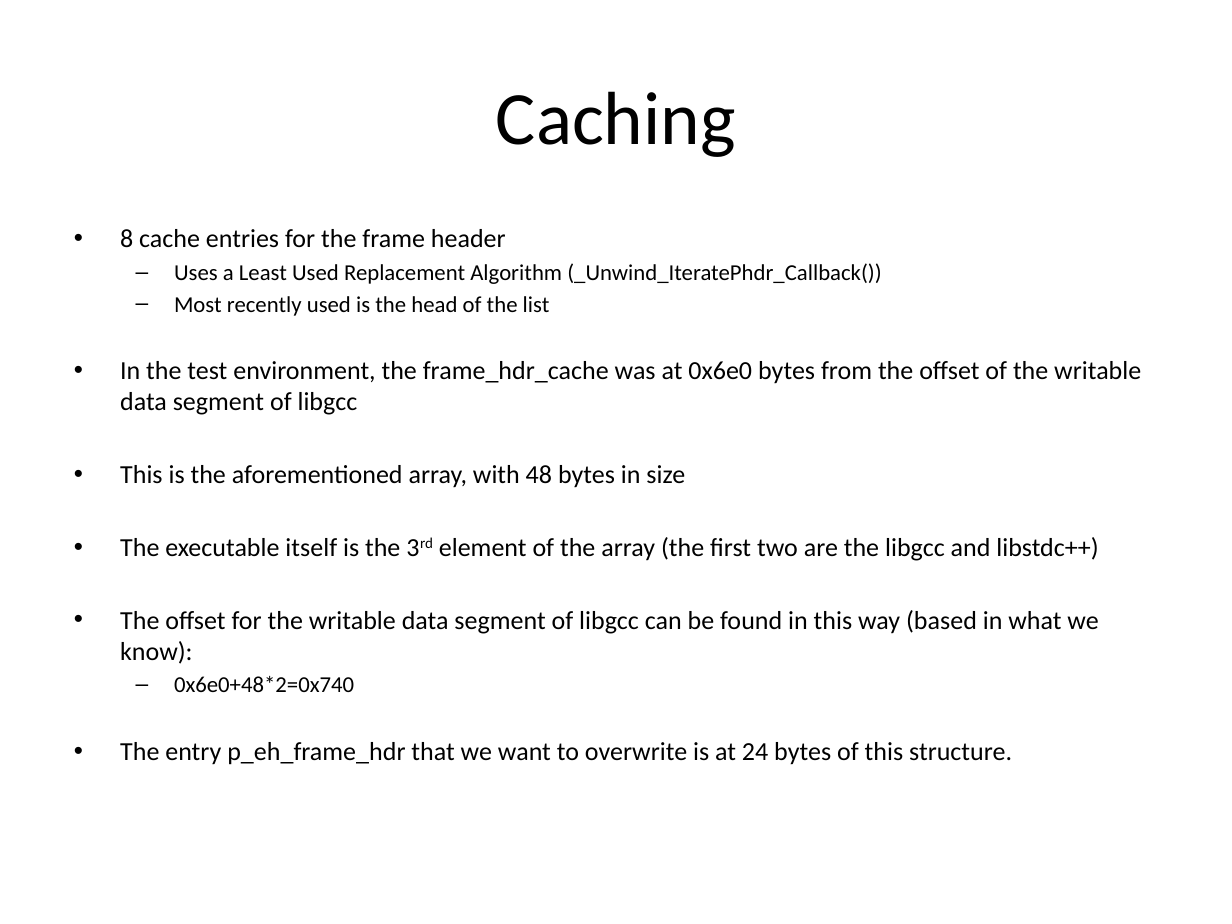
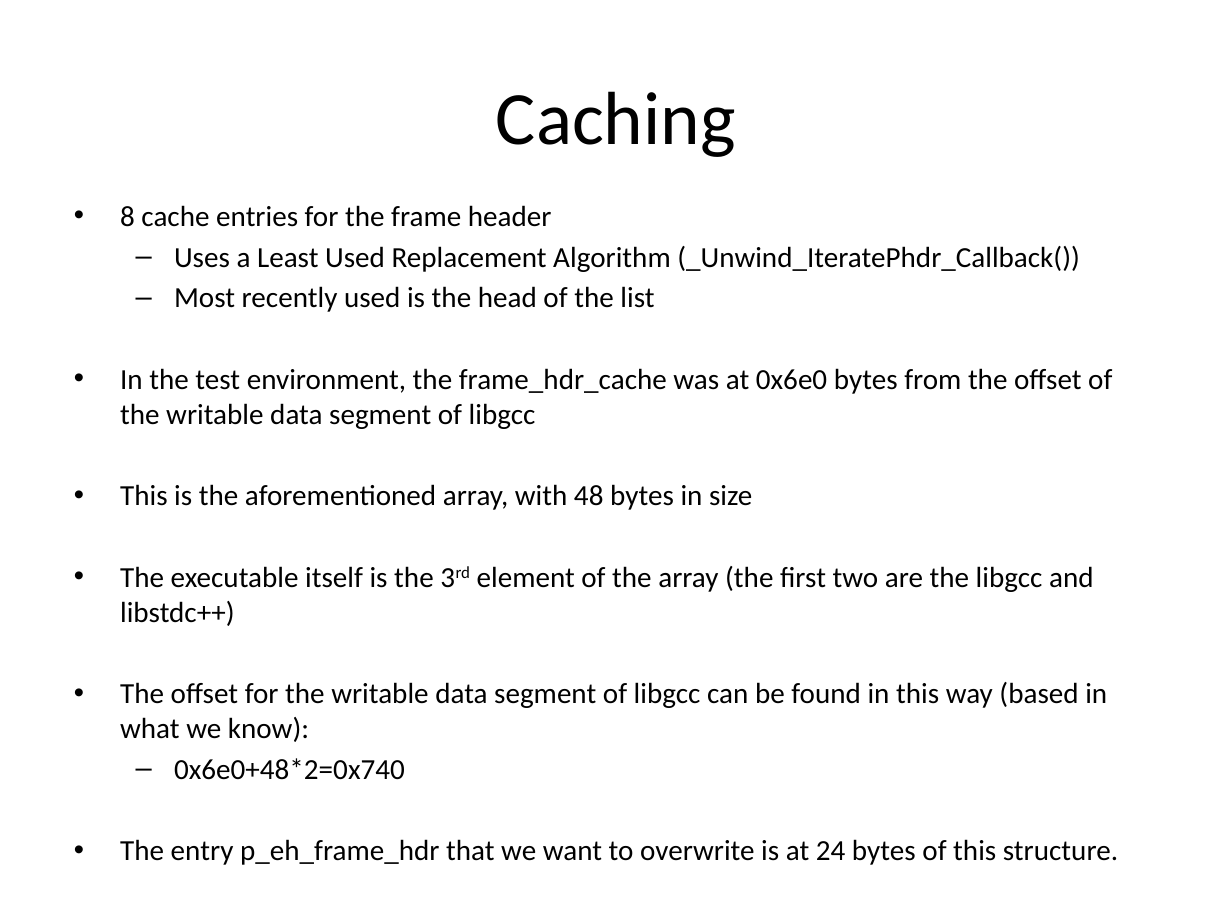
Before and after one commit to rrbranco/Defcon2012, a slide deck: slide 36 of JamesSergeyRodrigoDefcon2012.pptx. Drawn at 1232x924 pixels with LibreOffice and Linux fonts; fonts in the diff are those of the drawing. Boxes give left, top, right and bottom in pixels: in the first picture for what was removed or moved away, otherwise in the second. Text is boxed around its words. In the diff, an @@ line names an element or a change of style, - is before the commit and + after.

```diff
--- a/JamesSergeyRodrigoDefcon2012.pptx
+++ b/JamesSergeyRodrigoDefcon2012.pptx
@@ text "8 cache entries for the ...": place and size @@
-text "8 cache entries for the ..." at (120,229,1141,765)
+text "8 cache entries for the ..." at (120,205,1118,865)
@@ text "8 cache entries for the ..." at (120,205,1118,865): size 15.2 to 17 pt in "8 cache entries for the frame header", "In the test environment, the frame_hdr_cache was ...", "This is the aforementioned array, with 48 ...", "The executable itself is the 3rd element ..." and 2 more places; size 13.3 to 17 pt in "Uses a Least Used Replacement Algorithm (_Unwind_IteratePhdr ...", "Most recently used is the head of ...", "0x6e0+48*2=0x740" @@
```
Also in this commit, not shown: 10 other slides changed, 1 slide added, 1 slide removed.
